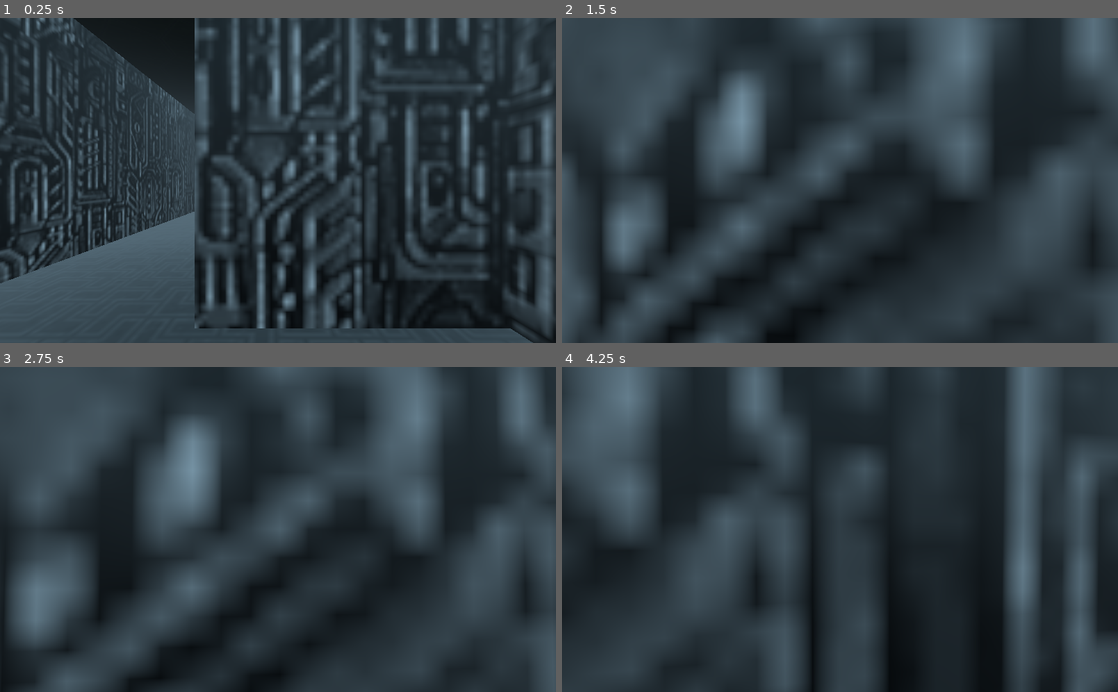
Above: before the commit, frames 1-4 (two rows, left to right).
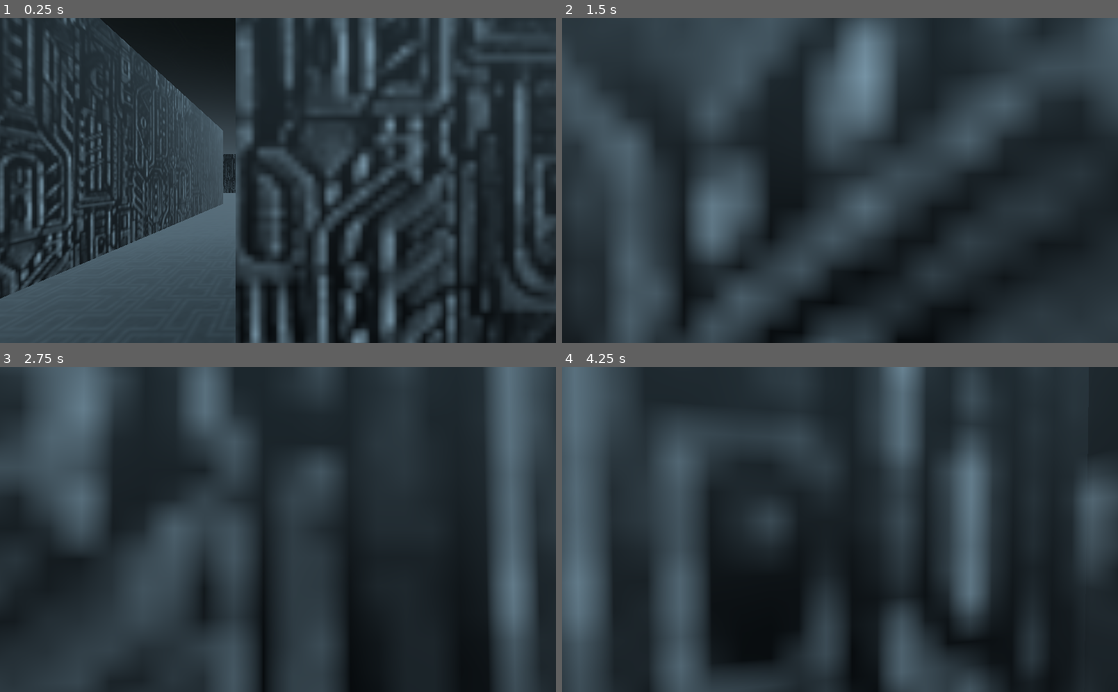
Above: after the commit, the same moments.

Repository: zansto51/Zanderstoceknstroom-DoomTask
Game: Godot game, scene res://Scenes/World.tscn
Two runs of this game, one before a commit and one after it. Both use one fixed random seed, a clock stepped at 60 frames per second and the inputs below. The project has no main scene, so this scene is started directly.
Inputs (mouse positions are in pixels of both pictures, inside the frame that each line leads up to):
- Up to frame 1 (0.25 s): no input
- Up to frame 2 (1.5 s): tap Enter at 0.5 s; move the mouse to (867, 180) at 0.52 s; hold W (move_forward) from 0.53 s (still down); move the mouse to (812, 180) at 1.27 s
- Up to frame 3 (2.75 s): keep holding W (move_forward); move the mouse to (289, 523) at 2.02 s
- Up to frame 4 (4.25 s): keep holding W (move_forward); move the mouse to (834, 536) at 2.77 s; move the mouse to (878, 532) at 3.52 s

The runs differ from the first frame. In frame 1, 37% of the frame differs, in the area x 0-100%, y 0-100%; in frame 2, 40%; in frame 3, 42%; in frame 4, 51%.

Commit message:
done the enemy AI doing the gun

Diff:
--- /dev/null
+++ b/Pistol.tscn
@@ -0,0 +1,17 @@
+[gd_scene format=2]
+
+[node name="Pistol" type="Spatial"]
+
+[node name="CanvasLayer" type="CanvasLayer" parent="."]
+
+[node name="Control" type="Control" parent="CanvasLayer"]
+margin_right = 40.0
+margin_bottom = 40.0
+
+[node name="AnimatedSprite" type="AnimatedSprite" parent="CanvasLayer/Control"]
+
+[node name="GunRays" type="Spatial" parent="."]
+
+[node name="RayCast" type="RayCast" parent="GunRays"]
+enabled = true
+cast_to = Vector3( 0, 0, -20 )
--- /dev/null
+++ b/Scenes/EnemybasicSoldiers.gd
@@ -0,0 +1,43 @@
+extends KinematicBody
+
+onready var nav = get_tree().get_nodes_in_group("NavMesh")[0]
+onready var player = get_tree().get_nodes_in_group("Player")[0]
+
+var path = [] #hold the path coordinates from the enemy to the player
+var path_index = 0 #keep track of which coordinate to go to
+var speed = 6
+var health = 50
+
+func _ready():
+	pass
+
+func take_damage(dmg_amount):
+	health -= dmg_amount
+	if health <= 0:
+		death()
+
+func _physics_process(delta):
+	if path_index < path.size():
+		var direction = (path[path_index] - global_transform.origin)
+		if direction.length() < 1:
+			path_index += 1
+		else:
+			move_and_slide(direction.normalized() * speed, Vector3.UP)
+	else:
+		find_path(player.global_transform.origin)
+
+func find_path(target):
+	path =nav.get_simple_path(global_transform.origin,target)
+	path_index = 0
+
+func death():
+	set_process(false)
+	set_physics_process(false)
+	$CollisionShape.disabled = true
+	if health < -50:
+		$AnimatedSprite3D.play("explode")
+	else:
+		$AnimatedSprite3D.play("die")
+
+func shoot(target):
+	pass
--- a/Scenes/EnemybasicSoldiers.tscn
+++ b/Scenes/EnemybasicSoldiers.tscn
@@ -4,7 +4,7 @@
 [ext_resource path="res://Sprites/Disciple/disch0.png" type="Texture" id=2]
 [ext_resource path="res://Sprites/Disciple/discg1.png" type="Texture" id=3]
 [ext_resource path="res://Sprites/Disciple/disca1.png" type="Texture" id=4]
-[ext_resource path="res://Sprites/Disciple/discg2g8.png" type="Texture" id=5]
+[ext_resource path="res://Scenes/EnemybasicSoldiers.gd" type="Script" id=5]
 [ext_resource path="res://Sprites/Disciple/disck0.png" type="Texture" id=6]
 [ext_resource path="res://Sprites/Disciple/discl0.png" type="Texture" id=7]
 [ext_resource path="res://Sprites/Disciple/disca2a8.png" type="Texture" id=8]
@@ -23,16 +23,6 @@
 "name": "walking",
 "speed": 5.0
 }, {
-"frames": [ ExtResource( 2 ), ExtResource( 11 ), ExtResource( 1 ), ExtResource( 6 ), ExtResource( 7 ), ExtResource( 9 ), ExtResource( 12 ), ExtResource( 14 ) ],
-"loop": true,
-"name": "Explode ",
-"speed": 5.0
-}, {
-"frames": [ ExtResource( 15 ), ExtResource( 13 ) ],
-"loop": true,
-"name": "Shoot",
-"speed": 5.0
-}, {
 "frames": [ ExtResource( 4 ) ],
 "loop": true,
 "name": "Idle",
@@ -43,9 +33,19 @@
 "name": "Die",
 "speed": 5.0
 }, {
-"frames": [ ExtResource( 3 ), ExtResource( 5 ) ],
+"frames": [ ExtResource( 15 ), ExtResource( 13 ) ],
+"loop": true,
+"name": "Shoot",
+"speed": 5.0
+}, {
+"frames": [ ExtResource( 3 ), ExtResource( 3 ) ],
 "loop": true,
 "name": "Hit",
+"speed": 5.0
+}, {
+"frames": [ ExtResource( 2 ), ExtResource( 11 ), ExtResource( 1 ), ExtResource( 6 ), ExtResource( 7 ), ExtResource( 9 ), ExtResource( 12 ), ExtResource( 14 ) ],
+"loop": true,
+"name": "Explode ",
 "speed": 5.0
 } ]
 
@@ -53,10 +53,16 @@
 radius = 0.53
 
 [node name="EnemybasicSoldiers" type="KinematicBody"]
+script = ExtResource( 5 )
 
 [node name="AnimatedSprite3D" type="AnimatedSprite3D" parent="."]
+transform = Transform( 3.2, 0, 0, 0, 3.2, 0, 0, 0, 3.2, -0.00099203, -1.08689, 0 )
+centered = false
+offset = Vector2( -23.01, 0 )
+billboard = 2
 frames = SubResource( 2 )
-animation = "Hit"
+animation = "walking"
+playing = true
 
 [node name="CollisionShape" type="CollisionShape" parent="."]
 transform = Transform( 1, 0, 0, 0, -4.37114e-08, -1, 0, 1, -4.37114e-08, 0, 0, 0 )
--- a/Scenes/Player.tscn
+++ b/Scenes/Player.tscn
@@ -9,7 +9,7 @@
 [sub_resource type="BoxShape" id=2]
 extents = Vector3( 0.470305, 0.122796, 0.509043 )
 
-[node name="Player" type="KinematicBody"]
+[node name="Player" type="KinematicBody" groups=["Player"]]
 transform = Transform( -4.37114e-08, 0, -1, 0, 1, 0, 1, 0, -4.37114e-08, 0, 0, 0 )
 script = ExtResource( 1 )
 
--- a/Scenes/Test levelglb.tscn
+++ b/Scenes/Test levelglb.tscn
@@ -53,7 +53,7 @@
 
 [node name="Test levelglb" instance=ExtResource( 1 )]
 
-[node name="Navigation" type="Navigation" parent="." index="0"]
+[node name="Navigation" type="Navigation" parent="." index="0" groups=["NavMesh"]]
 
 [node name="NavigationMeshInstance" type="NavigationMeshInstance" parent="Navigation" index="0"]
 navmesh = SubResource( 2 )
--- a/Scenes/World.tscn
+++ b/Scenes/World.tscn
@@ -1,9 +1,13 @@
-[gd_scene load_steps=3 format=2]
+[gd_scene load_steps=4 format=2]
 
 [ext_resource path="res://Scenes/Player.tscn" type="PackedScene" id=1]
 [ext_resource path="res://Scenes/Test levelglb.tscn" type="PackedScene" id=2]
+[ext_resource path="res://Scenes/EnemybasicSoldiers.tscn" type="PackedScene" id=3]
 
 [node name="World" type="Spatial"]
+
+[node name="EnemybasicSoldiers" parent="." instance=ExtResource( 3 )]
+transform = Transform( 1, 0, 0, 0, 1, 0, 0, 0, 1, 0, 1.15562, 0 )
 
 [node name="Test levelglb" parent="." instance=ExtResource( 2 )]
 
--- /dev/null
+++ b/Sprites/Pistol.tscn
@@ -0,0 +1,17 @@
+[gd_scene format=2]
+
+[node name="Pistol" type="Spatial"]
+
+[node name="CanvasLayer" type="CanvasLayer" parent="."]
+
+[node name="Control" type="Control" parent="CanvasLayer"]
+margin_right = 40.0
+margin_bottom = 40.0
+
+[node name="AnimatedSprite" type="AnimatedSprite" parent="CanvasLayer/Control"]
+
+[node name="GunRays" type="Spatial" parent="."]
+
+[node name="RayCast" type="RayCast" parent="GunRays"]
+enabled = true
+cast_to = Vector3( 0, 0, -20 )
Not shown, changed: Sprites/Disciple/discb2b8.png.import
Not shown, changed: Sprites/Disciple/discf1.png.import
Not shown, changed: Sprites/Disciple/discg2g8.png.import
Not shown, changed: Sprites/Disciple/disci0.png.import
Not shown, changed: Sprites/Disciple/discj0.png.import
Not shown, changed: Sprites/Disciple/disck0.png.import
Not shown, changed: Sprites/Disciple/discl0.png.import
Not shown, changed: Sprites/Disciple/discm0.png.import
Not shown, changed: Sprites/Disciple/discn0.png.import
Not shown, changed: Sprites/Disciple/disco0.png.import
Not shown, changed: Sprites/Disciple/nulla0.png.import
